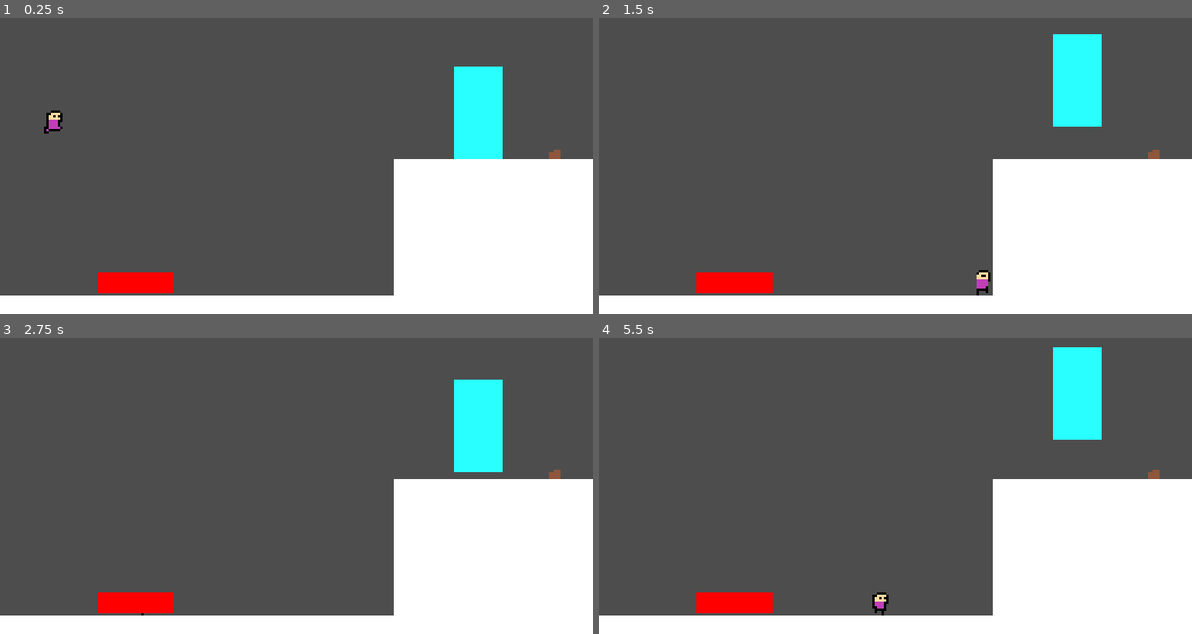
Above: before the commit, frames 1-4 (two rows, left to right).
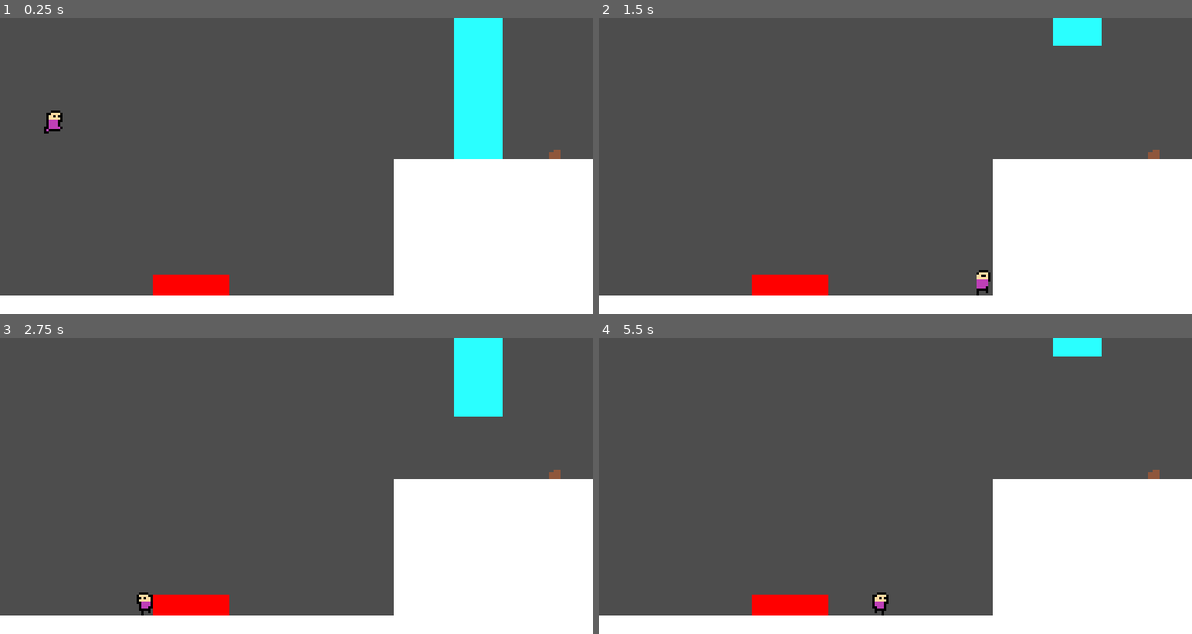
Above: after the commit, the same moments.

Repository: KeichiTS/Go-Godot-Jam-4
Game: Godot game, scene res://scenes/test_map.tscn
The game is run twice, just before and just after one commit, with the same random seed, the same clock (stepped at 60 frames per second) and the same inputs.
Inputs:
- Up to frame 1 (0.25 s): no input
- Up to frame 2 (1.5 s): hold Right (ui_right) from 0.53 s (still down); tap E (carrying) at 0.6, 1.35 s
- Up to frame 3 (2.75 s): release Right (ui_right) at 2.03 s; hold Left (ui_left) from 2.03 s (still down); tap E (carrying) at 2.1 s
- Up to frame 4 (5.5 s): release Left (ui_left) at 2.78 s; hold Right (ui_right) 2.78-4.28 s; tap E (carrying) every 0.75 s from 2.85 to 5.1 s; hold Left (ui_left) 4.28-5.03 s; hold Right (ui_right) from 5.03 s (still down)

The runs differ from the first frame. In frame 1, 2.7% of the frame differs, in the area x 16-85%, y 0-94%; in frame 2, 4.1%; in frame 3, 4.1%; in frame 4, 3.9%.

Commit message:
door_and_button_(working)

Diff:
--- a/scenes/test_map.tscn
+++ b/scenes/test_map.tscn
@@ -10,38 +10,10 @@
 size = Vector2(1152, 40)
 
 [sub_resource type="RectangleShape2D" id="RectangleShape2D_gj1hk"]
-size = Vector2(21, 40)
+size = Vector2(21, 61)
 
 [sub_resource type="Animation" id="Animation_5cxxh"]
 length = 0.001
-tracks/0/type = "value"
-tracks/0/imported = false
-tracks/0/enabled = true
-tracks/0/path = NodePath("Door/shape:position")
-tracks/0/interp = 1
-tracks/0/loop_wrap = true
-tracks/0/keys = {
-"times": PackedFloat32Array(0),
-"transitions": PackedFloat32Array(1),
-"update": 0,
-"values": [Vector2(10.5, 20)]
-}
-tracks/1/type = "value"
-tracks/1/imported = false
-tracks/1/enabled = true
-tracks/1/path = NodePath("Door/sprite:position")
-tracks/1/interp = 1
-tracks/1/loop_wrap = true
-tracks/1/keys = {
-"times": PackedFloat32Array(0),
-"transitions": PackedFloat32Array(1),
-"update": 0,
-"values": [Vector2(0, 0)]
-}
-
-[sub_resource type="Animation" id="Animation_lc5i2"]
-resource_name = "closing"
-length = 1.5
 tracks/0/type = "value"
 tracks/0/imported = false
 tracks/0/enabled = true
@@ -49,10 +21,10 @@
 tracks/0/interp = 1
 tracks/0/loop_wrap = true
 tracks/0/keys = {
-"times": PackedFloat32Array(0, 1.5),
-"transitions": PackedFloat32Array(1, 1),
+"times": PackedFloat32Array(0),
+"transitions": PackedFloat32Array(1),
 "update": 0,
-"values": [Vector2(0, -21), Vector2(0, 0)]
+"values": [Vector2(0, -60)]
 }
 tracks/1/type = "value"
 tracks/1/imported = false
@@ -61,10 +33,38 @@
 tracks/1/interp = 1
 tracks/1/loop_wrap = true
 tracks/1/keys = {
-"times": PackedFloat32Array(0, 1.5),
+"times": PackedFloat32Array(0),
+"transitions": PackedFloat32Array(1),
+"update": 0,
+"values": [Vector2(10.5, -30)]
+}
+
+[sub_resource type="Animation" id="Animation_lc5i2"]
+resource_name = "closing"
+length = 0.5
+tracks/0/type = "value"
+tracks/0/imported = false
+tracks/0/enabled = true
+tracks/0/path = NodePath("Door/sprite:position")
+tracks/0/interp = 1
+tracks/0/loop_wrap = true
+tracks/0/keys = {
+"times": PackedFloat32Array(0, 0.5),
 "transitions": PackedFloat32Array(1, 1),
 "update": 0,
-"values": [Vector2(10.5, -1), Vector2(10.5, 20)]
+"values": [Vector2(0, -121), Vector2(0, -60)]
+}
+tracks/1/type = "value"
+tracks/1/imported = false
+tracks/1/enabled = true
+tracks/1/path = NodePath("Door/shape:position")
+tracks/1/interp = 1
+tracks/1/loop_wrap = true
+tracks/1/keys = {
+"times": PackedFloat32Array(0, 0.5),
+"transitions": PackedFloat32Array(1, 1),
+"update": 0,
+"values": [Vector2(10.5, -91), Vector2(10.5, -30)]
 }
 
 [sub_resource type="Animation" id="Animation_pnv3u"]
@@ -80,7 +80,7 @@
 "times": PackedFloat32Array(0, 0.5),
 "transitions": PackedFloat32Array(1, 1),
 "update": 0,
-"values": [Vector2(10.5, 20), Vector2(10.5, -1)]
+"values": [Vector2(10.5, -31), Vector2(10.5, -91)]
 }
 tracks/1/type = "value"
 tracks/1/imported = false
@@ -92,7 +92,7 @@
 "times": PackedFloat32Array(0, 0.5),
 "transitions": PackedFloat32Array(1, 1),
 "update": 0,
-"values": [Vector2(0, 0), Vector2(0, -21)]
+"values": [Vector2(0, -61), Vector2(0, -121)]
 }
 
 [sub_resource type="AnimationLibrary" id="AnimationLibrary_68n1s"]
@@ -147,20 +147,21 @@
 position = Vector2(240, 56)
 
 [node name="Door" type="StaticBody2D" parent="." groups=["door"]]
-position = Vector2(196, 21)
+position = Vector2(196, 60)
 collision_layer = 4
 collision_mask = 15
 script = ExtResource("4_xes7f")
 metadata/_edit_group_ = true
 
 [node name="sprite" type="ColorRect" parent="Door"]
+offset_top = -60.0
 offset_right = 21.0
-offset_bottom = 40.0
+offset_bottom = 1.0
 color = Color(0.164706, 1, 1, 1)
 metadata/_edit_group_ = true
 
 [node name="shape" type="CollisionShape2D" parent="Door"]
-position = Vector2(10.5, 20)
+position = Vector2(10.5, -30)
 shape = SubResource("RectangleShape2D_gj1hk")
 metadata/_edit_group_ = true
 
@@ -171,7 +172,9 @@
 }
 
 [node name="Button" type="Area2D" parent="Door"]
-position = Vector2(-154, 58)
+position = Vector2(-130, 20)
+collision_layer = 0
+collision_mask = 17
 script = ExtResource("5_aa2e8")
 
 [node name="shape" type="CollisionShape2D" parent="Door/Button"]
--- a/scripts/Button.gd
+++ b/scripts/Button.gd
@@ -1,10 +1,17 @@
+#Code by: KeichiTS - 2023
+
 extends Area2D
 
+var body_counts = 0
 
 func _on_body_entered(body):
-	if get_parent().is_in_group('door'):
-		get_parent()._open_the_door()
+	if body_counts == 0:
+		if get_parent().is_in_group('door'):
+			get_parent()._open_the_door()
+	body_counts += 1
 
 func _on_body_exited(body):
-	if get_parent().is_in_group('door'):
-		get_parent()._close_the_door()
+	body_counts -= 1
+	if body_counts == 0:
+		if get_parent().is_in_group('door'):
+			get_parent()._close_the_door()
--- a/scripts/door.gd
+++ b/scripts/door.gd
@@ -1,12 +1,23 @@
+#Code by: KeichiTS - 2023
+
 extends StaticBody2D
+var door_open = false
+var open_status = false
 
+func _process(delta):
+	if door_open == true and open_status == false :
+		$anim.play('opening')
+		await $anim.animation_finished
+		open_status = true
+
+	elif door_open == false and open_status == true :
+		$anim.play('closing')
+		await $anim.animation_finished
+		open_status = false
 
 
 func _close_the_door():
-	$anim.play("closing")
-	await $anim.animation_finished
+	door_open = false
 
 func _open_the_door():
-	print('entrou')
-	$anim.play("opening")
-	await $anim.animation_finished
+	door_open = true
